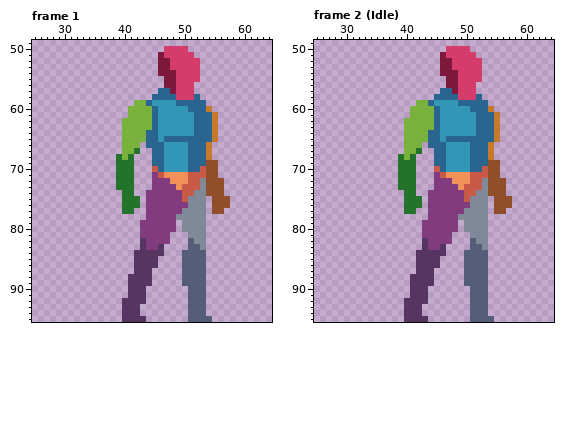
Two versions of one pixel-art file, asset/art/player/Character Blueprint.aseprite. Above: the version before the commit.
48x48 pixels, 15 frames. Shown: frame 1: x 25..64, y 49..95; frame 2 (Idle): x 25..64, y 49..95. The old version is drawn lined up with the new one, on the new canvas. The commit also changed other frames, which this record leaves out.
The same view after the edit:
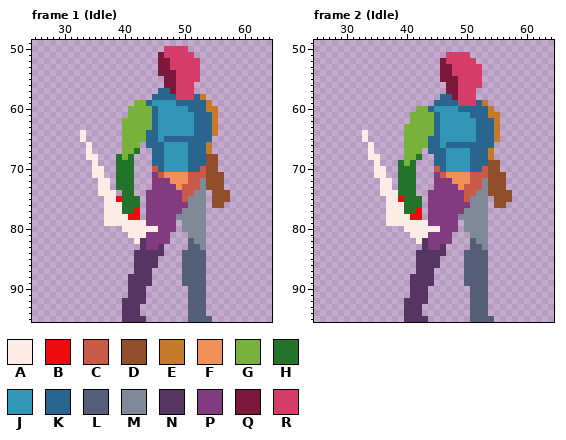
Palette (. is transparent): A #fcece5  B #ec0c0c  C #c95a48  D #904e2a  E #c67928  F #f29059  G #78b23c  H #23732b  J #3297b6  K #2a658f  L #555e78  M #7f8998  N #573563  P #813b7e  Q #7c183c  R #d53c6a
Diff:
canvas 48x48 -> 96x96, the old top-left corner now at 24,48
Frame 1 (Idle):
Colour A now appears in rows 64 to 65 at x 33; in rows 66 to 67 at x 34; in row 68 at x 34 to 35; in row 69 at x 35; in rows 70 to 71 at x 35 to 36; in rows 72 to 73 at x 36 to 37.
Colour A now appears in row 74 at x 36 to 38; in row 75 at x 37 to 38; in rows 76 to 77 at x 37 to 39; in row 78 at x 37 to 40; in row 79 at x 37 to 42; in row 80 at x 40 to 42.
Colour A now appears in row 81 at x 41 to 42; in row 82 at x 42.
The author changed colour P to colour A in row 79 at x 43; in row 80 at x 43 to 45; in row 81 at x 43.
Colour B now appears in row 75 at x 39; in row 77 at x 42; in row 78 at x 41 to 42.
Colour D now appears in row 68 at x 55; in row 71 at x 56; in row 74 at x 57.
The author changed colour E to colour D in row 68 at x 54.
Colour E now appears in row 58 at x 53; in row 59 at x 54; in row 60 at x 55.
Colour D is gone in row 74 at x 54; in row 76 at x 57; in row 77 at x 55 to 56.
Colour E is gone in row 65 at x 55.
Frame 2 (Idle):
Colour A now appears in rows 64 to 65 at x 33; in rows 66 to 67 at x 34; in row 68 at x 34 to 35; in row 69 at x 35; in rows 70 to 71 at x 35 to 36; in rows 72 to 73 at x 36 to 37.
Colour A now appears in row 74 at x 36 to 38; in row 75 at x 37 to 38; in rows 76 to 77 at x 37 to 39; in row 78 at x 37 to 40; in row 79 at x 37 to 42; in row 80 at x 40 to 42.
Colour A now appears in row 81 at x 41 to 42; in row 82 at x 42.
The author changed colour P to colour A in row 79 at x 43; in row 80 at x 43 to 45; in row 81 at x 43.
Colour B now appears in row 75 at x 39; in row 77 at x 42; in row 78 at x 41 to 42.
Colour D now appears in row 71 at x 56; in row 74 at x 57.
The author changed colour K to colour E in row 59 at x 53; in row 61 at x 54.
Colour G now appears in row 66 at x 43.
The author changed colour H to colour G in row 67 at x 42; in row 68 at x 41; in row 69 at x 40.
The author changed colour K to colour G in row 64 at x 44.
Colour H now appears in row 68 at x 42; in row 74 at x 39.
The author changed colour K to colour J in row 60 at x 45; in row 65 at x 47 to 51; in row 66 at x 46.
Colour K now appears in row 67 at x 44.
The author changed colour E to colour K in row 66 at x 54.
The author changed colour G to colour K in row 60 at x 44.
The author changed colour J to colour K in row 59 at x 45 to 48; in row 60 at x 49 to 50; in row 61 at x 51; in row 66 at x 47 to 50.
Colour Q now appears in row 55 at x 46.
The author changed colour K to colour Q in row 57 at x 47; in row 58 at x 48.
Colour R now appears in row 56 at x 52.
The author changed colour K to colour R in row 59 at x 49 to 51.
The author changed colour Q to colour R in row 52 at x 47; in row 54 at x 48.
Colour D is gone in row 76 at x 57; in row 77 at x 55 to 56.
Colour G is gone in row 59 at x 42 to 43; in row 60 at x 41; in row 62 at x 40.
Colour H is gone in row 68 at x 39.
Colour K is gone in row 57 at x 46; in row 58 at x 45 and 52; in row 59 at x 44.
Colour Q is gone in row 51 at x 46.
Colour R is gone in row 50 at x 47 to 50; in row 51 at x 51; in row 52 at x 52.
Pixel boxes of the changes (left, top, right, bottom) in both pictures:
added: (200, 94, 218, 112)
changed: (80, 130, 158, 244)
changed: (206, 136, 230, 214)
changed: (362, 46, 494, 244)
changed: (494, 172, 512, 214)
